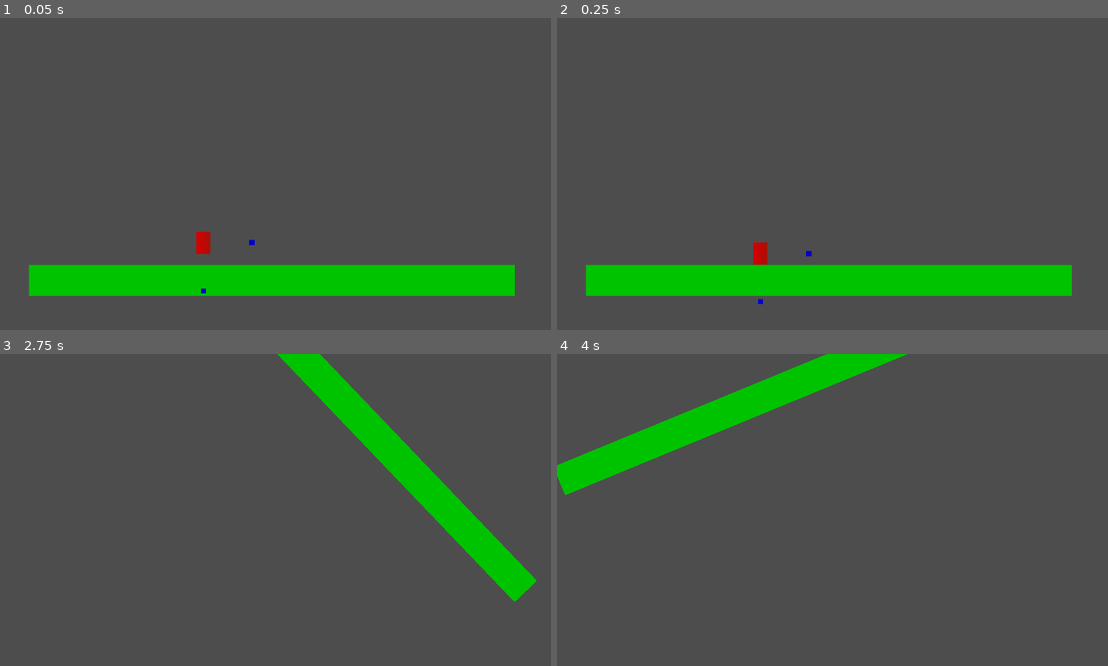
Above: before the commit, frames 1-4 (two rows, left to right).
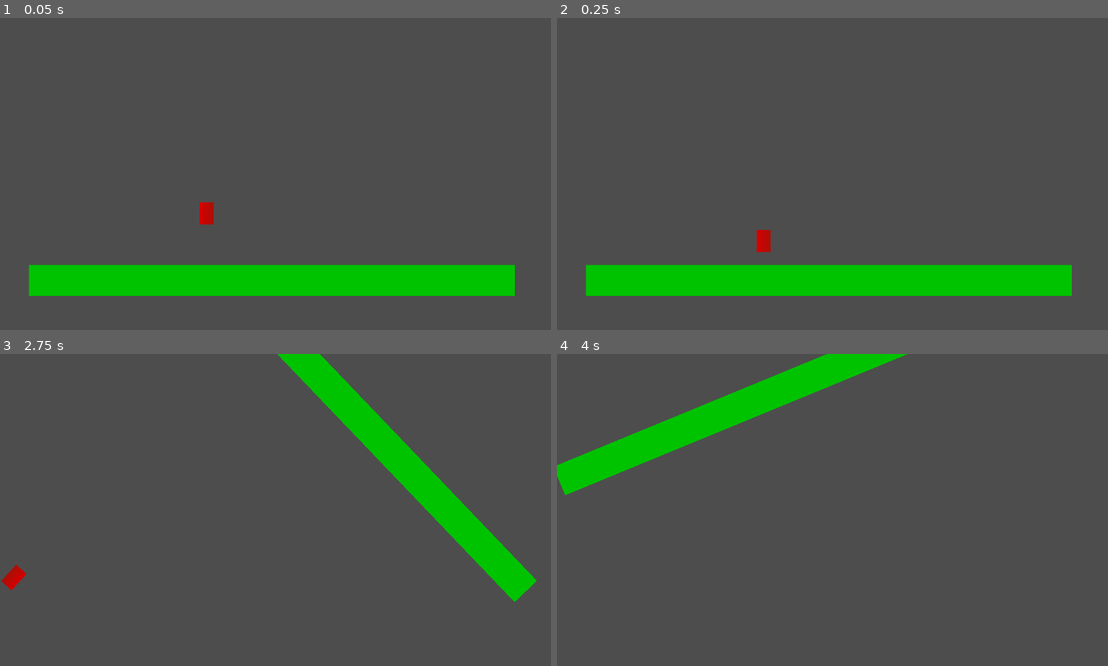
Above: after the commit, the same moments.

Repository: Twoej/Atom-Unstable
Game: Godot game, scene res://Scenes/spaceship.tscn
The game is run twice, just before and just after one commit, with the same random seed, the same clock (stepped at 60 frames per second) and the same inputs. The project has no main scene, so this scene is started directly.
Inputs:
- Up to frame 1 (0.05 s): no input
- Up to frame 2 (0.25 s): no input
- Up to frame 3 (2.75 s): hold Right (platform_clockwise) 0.53-1.28 s; hold D (move_right) 0.53-2.03 s; tap Space (jump) at 0.77, 1.07, 1.52, 1.55, 1.82, 2.1 s; tap Left (platform_counter_clockwise) at 0.8, 1.35 s; tap Enter at 2 s; hold A (move_left) from 2.03 s (still down); hold Right (platform_clockwise) from 2.03 s (still down)
- Up to frame 4 (4 s): release A (move_left) at 2.78 s; release Right (platform_clockwise) at 2.78 s; hold D (move_right) from 2.78 s (still down); tap Right (platform_clockwise) at 2.85 s; tap Space (jump) at 3.02, 3.32, 3.5, 3.77, 3.8 s; tap Left (platform_counter_clockwise) at 3.05 s; hold Left (platform_counter_clockwise) from 3.53 s (still down)

The runs differ from the first frame. In frame 1, 0.4% of the frame differs, in the area x 35-47%, y 59-89%; in frame 2, 0.3%; in frame 3, 0.2%; in frame 4, nothing differs.

Commit message:
Finished Gravity

Diff:
--- a/Scenes/player.gd
+++ b/Scenes/player.gd
@@ -6,22 +6,41 @@
 
 var gravity_direction := Vector2(0, 1)
 var right_direction := Vector2(1, 0)
+var downward_velocity := Vector2.ZERO
+var current_angle := 0.0
+var fix_rotation := false
+var elapsed_time := 0.0
 
 func _process(delta):
-	$GravityInd.position = gravity_direction * 100
-	$RightInd.position = right_direction * 100
+	if self.rotation != current_angle and $RotationAdjustDelay.is_stopped() and !fix_rotation:
+		$RotationAdjustDelay.start(0.2)
+	if fix_rotation:
+		self.rotation = lerp_angle(self.rotation, current_angle, elapsed_time)
+		elapsed_time += delta
+		if elapsed_time >= 1:
+			elapsed_time = 1
+	if self.rotation == current_angle:
+		fix_rotation = false
+		elapsed_time = 0
 func _physics_process(_delta):
+	var horizontal_dir = Input.get_axis("move_left", "move_right")
+	velocity = right_direction * horizontal_dir * speed
 	if !is_on_floor():
-		if velocity.y != 500:
-			velocity.y += gravity
-	if (velocity.y > 500):
-		velocity.y = 500
+		downward_velocity += (gravity * gravity_direction)
+	else:
+		downward_velocity = Vector2.ZERO
 	if Input.is_action_just_pressed("jump") and is_on_floor():
-			velocity.y = -jump_force
-	var horizontal_dir = Input.get_axis("move_left", "move_right")
-	velocity.x = speed * horizontal_dir
+		downward_velocity = (-jump_force * gravity_direction)
+	velocity += downward_velocity
+
 	move_and_slide()
 
 func set_gravity_direction(angle):
 	gravity_direction = Vector2(cos(angle + PI/2), sin(angle + PI/2)).normalized()
 	right_direction = Vector2(gravity_direction.y, -gravity_direction.x)
+	up_direction = -gravity_direction
+	current_angle = angle
+
+
+func _on_rotation_adjust_delay_timeout():
+	fix_rotation = true
--- a/Scenes/player.tscn
+++ b/Scenes/player.tscn
@@ -10,18 +10,6 @@
 
 [sub_resource type="RectangleShape2D" id="RectangleShape2D_brcr0"]
 size = Vector2(30, 46)
-
-[sub_resource type="Gradient" id="Gradient_ovcoj"]
-colors = PackedColorArray(0, 0, 0.803922, 1, 0, 0, 0.803922, 1)
-
-[sub_resource type="GradientTexture2D" id="GradientTexture2D_b6r8m"]
-gradient = SubResource("Gradient_ovcoj")
-
-[sub_resource type="Gradient" id="Gradient_6qb6x"]
-colors = PackedColorArray(0, 0, 0.803922, 1, 0, 0, 0.803922, 1)
-
-[sub_resource type="GradientTexture2D" id="GradientTexture2D_08la4"]
-gradient = SubResource("Gradient_6qb6x")
 
 [node name="Player" type="CharacterBody2D"]
 script = ExtResource("1_yairi")
@@ -36,12 +24,8 @@
 [node name="CollisionShape2D" type="CollisionShape2D" parent="."]
 shape = SubResource("RectangleShape2D_brcr0")
 
-[node name="GravityInd" type="Sprite2D" parent="."]
-position = Vector2(0, 28)
-scale = Vector2(0.148438, 0.15625)
-texture = SubResource("GradientTexture2D_b6r8m")
+[node name="RotationAdjustDelay" type="Timer" parent="."]
+wait_time = 0.2
+one_shot = true
 
-[node name="RightInd" type="Sprite2D" parent="."]
-position = Vector2(21, -1.69407e-21)
-scale = Vector2(0.179687, 0.171875)
-texture = SubResource("GradientTexture2D_08la4")
+[connection signal="timeout" from="RotationAdjustDelay" to="." method="_on_rotation_adjust_delay_timeout"]
--- a/Scenes/spaceship.gd
+++ b/Scenes/spaceship.gd
@@ -3,6 +3,9 @@
 
 
 func _physics_process(delta):
+	print($RotationalAxis.rotation)
+	if abs($RotationalAxis.rotation) > (2 * PI):
+		$RotationalAxis.rotation = lerp_angle(0, $RotationalAxis.rotation, 1)
 	if Input.is_action_pressed("platform_clockwise"):
 		$RotationalAxis.rotate(0.05)
 		$Player.set_gravity_direction($RotationalAxis.get_rotation())
--- a/Scenes/spaceship.tscn
+++ b/Scenes/spaceship.tscn
@@ -29,4 +29,4 @@
 shape = SubResource("RectangleShape2D_lhuxa")
 
 [node name="Player" parent="." instance=ExtResource("1_xjli7")]
-position = Vector2(422, 464)
+position = Vector2(429, 403)
Not shown: 1 places in Scenes/player.tscn that only renumber resources
